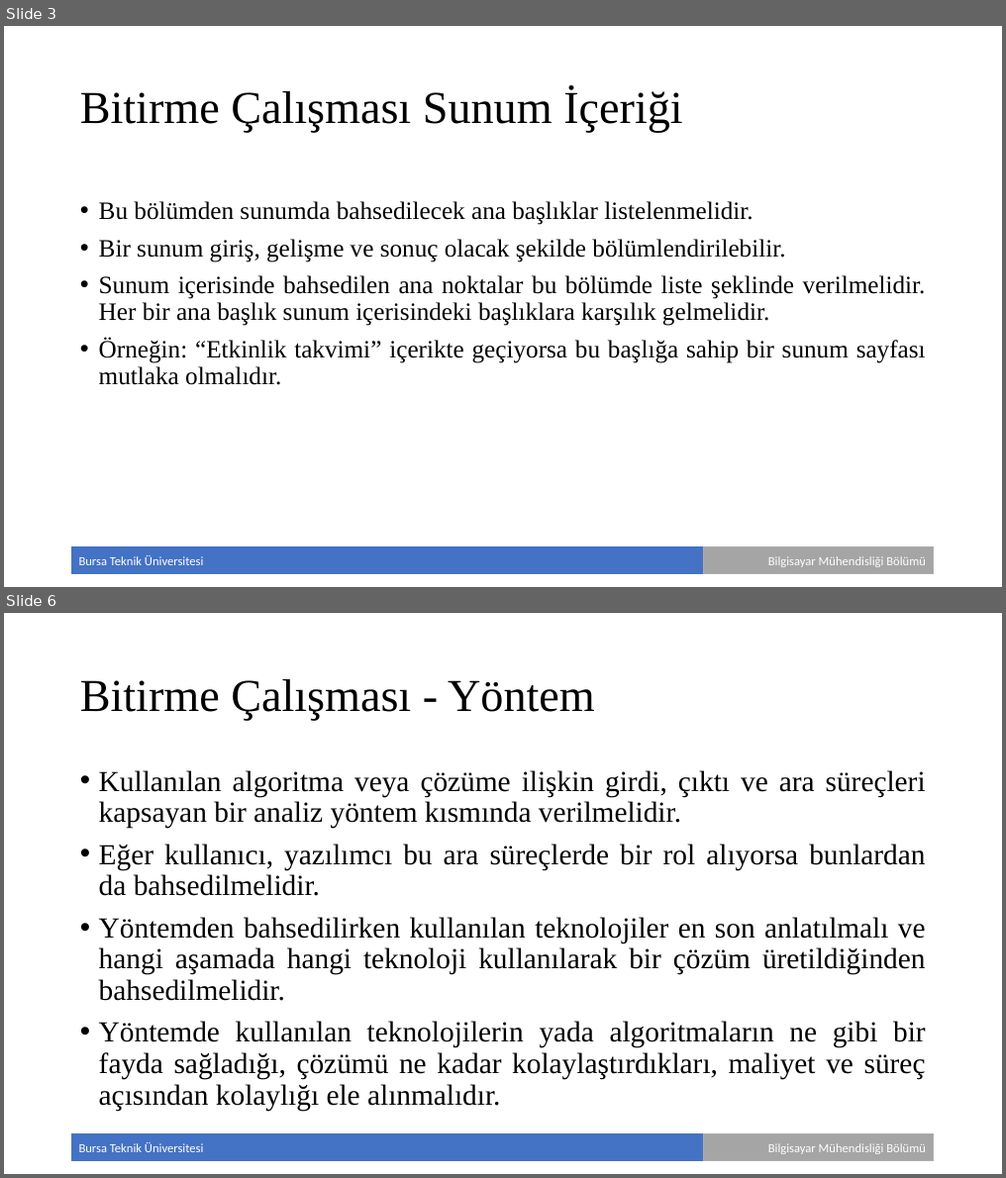
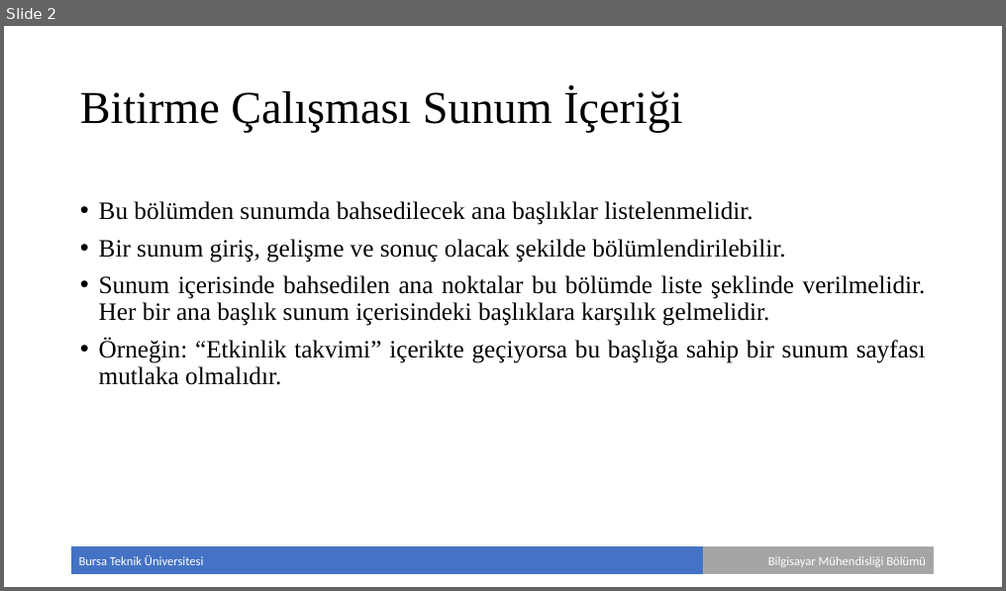
Before and after one commit to selcuksan/bitirme-projesi, a slide deck: documentation/Bitirme Çalışması - Sunum.pptx. Shown one above the other, each under a label of ours: slides 3 and 6 before the commit, slide 2 after it; the slides between them are not shown. The pictures are 1006x1178 and 1006x591 pixels, drawn with LibreOffice and Linux fonts; fonts in the diff are those of the drawing; background and template pictures are left out. Boxes give left, top, right and bottom in pixels: in the first picture for what was removed or moved away, otherwise in the second. Text is boxed around its words. In the diff, an @@ line names an element or a change of style, - is before the commit and + after.

```diff
--- a/documentation/Bitirme Çalışması - Sunum.pptx
+++ b/documentation/Bitirme Çalışması - Sunum.pptx
@@ slide 6 removed at [4,613,1002,1174], background #FFFFFF; not listed: 2 template elements that a slide beside it also shows @@
@@ title removed at [80,679,595,721] @@
-Bitirme Çalışması - Yöntem
@@ text removed at [99,770,926,1111] @@
-• Kullanılan algoritma veya çözüme ilişkin girdi, çıktı ve ara süreçleri kapsayan bir analiz yöntem kısmında verilmelidir.
-• Eğer kullanıcı, yazılımcı bu ara süreçlerde bir rol alıyorsa bunlardan da bahsedilmelidir.
-• Yöntemden bahsedilirken kullanılan teknolojiler en son anlatılmalı ve hangi aşamada hangi teknoloji kullanılarak bir çözüm üretildiğinden bahsedilmelidir.
-• Yöntemde kullanılan teknolojilerin yada algoritmaların ne gibi bir fayda sağladığı, çözümü ne kadar kolaylaştırdıkları, maliyet ve süreç açısından kolaylığı ele alınmalıdır.
@@ what was slide 3 is now slide 2 @@
```
Also in this commit, not shown: 3 slides changed, 4 slides added, 2 other slides removed, 6 other files.
